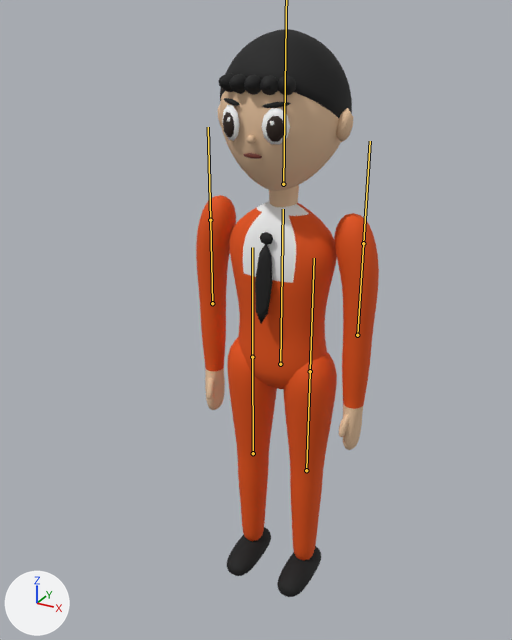
The glTF model models/trainers/giovanni.glb, before and after one commit.
The view is the same before and after, from a camera (50 mm lens) standing at (0.893, -1.788, 1.837) and looking at (-0.016, -0.135, 1.011). The axes (+X, +Y, +Z) are drawn at lower left. The lights are the same throughout. The first picture is the older version. The bones that bend it are drawn over the model as lines.

In view in the first picture: 'giovanni'.
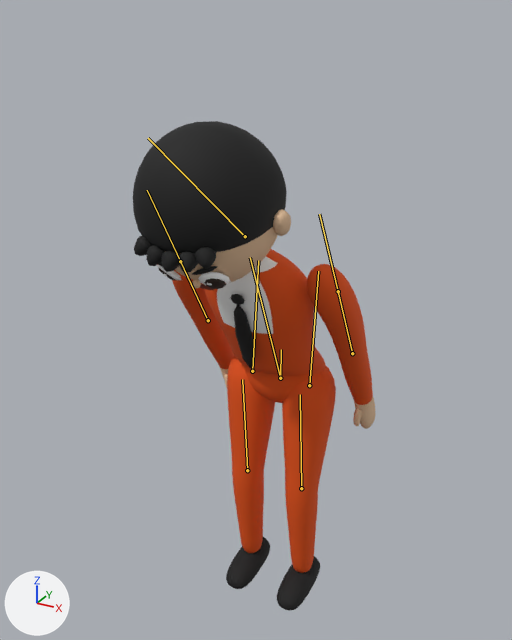
The newer file adds an action. The first version stands in its rest pose; the second is drawn at frame 24 of the action 'Slump'.

Pixel boxes (x1, y1, x2, y2) of what changed, in the pictures (512 x 640 px):
'giovanni', posed (33% wider, 14% shorter)
    before: (196, 29, 379, 597)
    after: (133, 121, 376, 610)
bone 'hips', root to tip
    before: (280, 364) to (281, 335)
    after: (280, 378) to (281, 349)
bone 'hipL', root to tip
    before: (252, 357) to (252, 247)
    after: (252, 371) to (258, 260)
bone 'kneeL', root to tip
    before: (253, 453) to (252, 357)
    after: (247, 470) to (242, 379)
bone 'hipR', root to tip
    before: (310, 371) to (314, 258)
    after: (309, 385) to (318, 271)
bone 'kneeR', root to tip
    before: (306, 470) to (310, 371)
    after: (301, 488) to (300, 394)
bone 'torso', root to tip
    before: (280, 364) to (283, 209)
    after: (280, 378) to (250, 257)
bone 'shoulderL', root to tip
    before: (210, 220) to (208, 127)
    after: (180, 261) to (147, 190)
bone 'shoulderR', root to tip
    before: (363, 243) to (370, 141)
    after: (338, 291) to (319, 214)

The edits, one by one:
Bone 'hips' (bone_hips) moves from (0.0, 0.0, 0.0) to (0.0, -0.05, 0.0).
Bone 'hipL' (bone_hipl) turns from (0, 0, 0) to (-6, 0, 0) degrees about its own x, y and z.
Bone 'kneeL' (bone_kneel) turns from (0, 0, 0) to (10, 0, 0) degrees about its own x, y and z.
Bone 'hipR' (bone_hipr) turns from (0, 0, 0) to (-6, 0, 0) degrees about its own x, y and z.
Bone 'kneeR' (bone_kneer) turns from (0, 0, 0) to (10, 0, 0) degrees about its own x, y and z.
Bone 'torso' (bone_torso) turns from (0, 0, 0) to (23, 0, 0) degrees about its own x, y and z.
Bone 'head' (bone_head) turns from (0, 0, 0) to (29, 0, 0) degrees about its own x, y and z.
Bone 'shoulderL' (bone_shoulderl) turns from (0, 0, 0) to (7, 0, 0) degrees about its own x, y and z.
Bone 'shoulderR' (bone_shoulderr) turns from (0, 0, 0) to (7, 0, 0) degrees about its own x, y and z.
